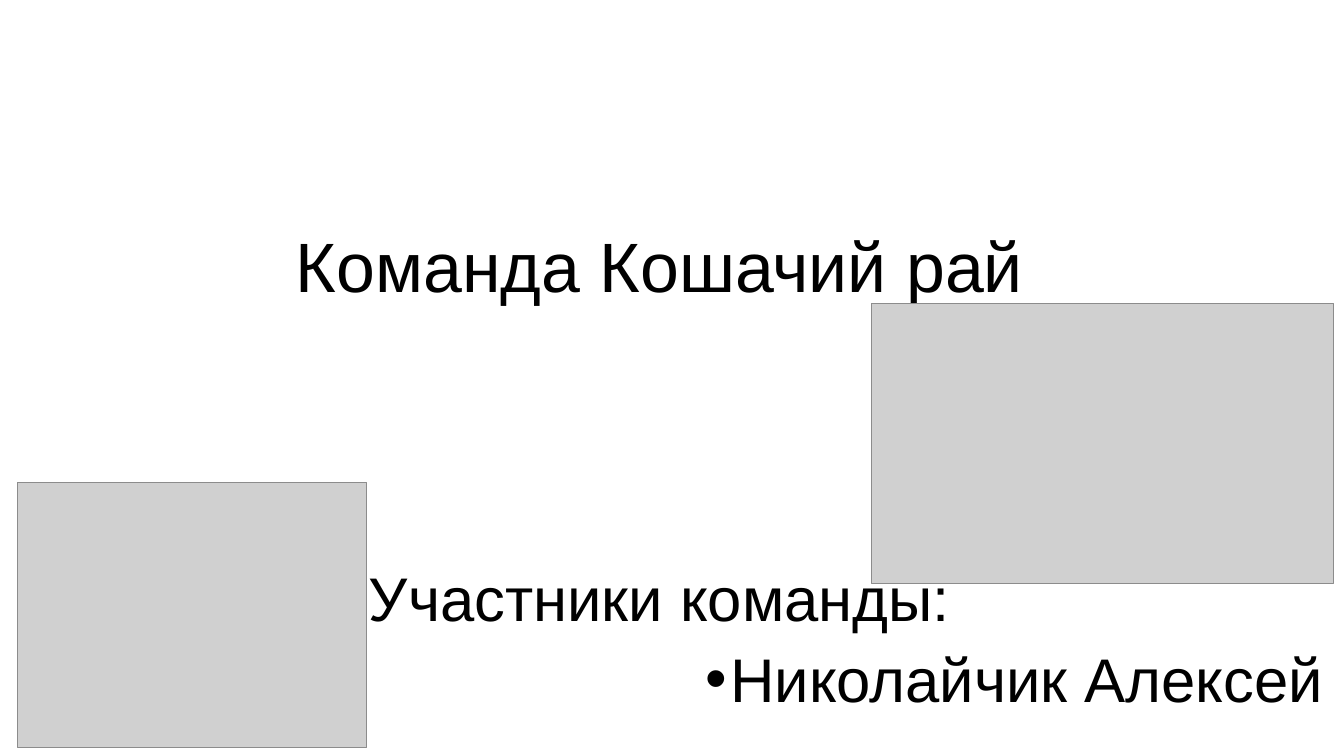
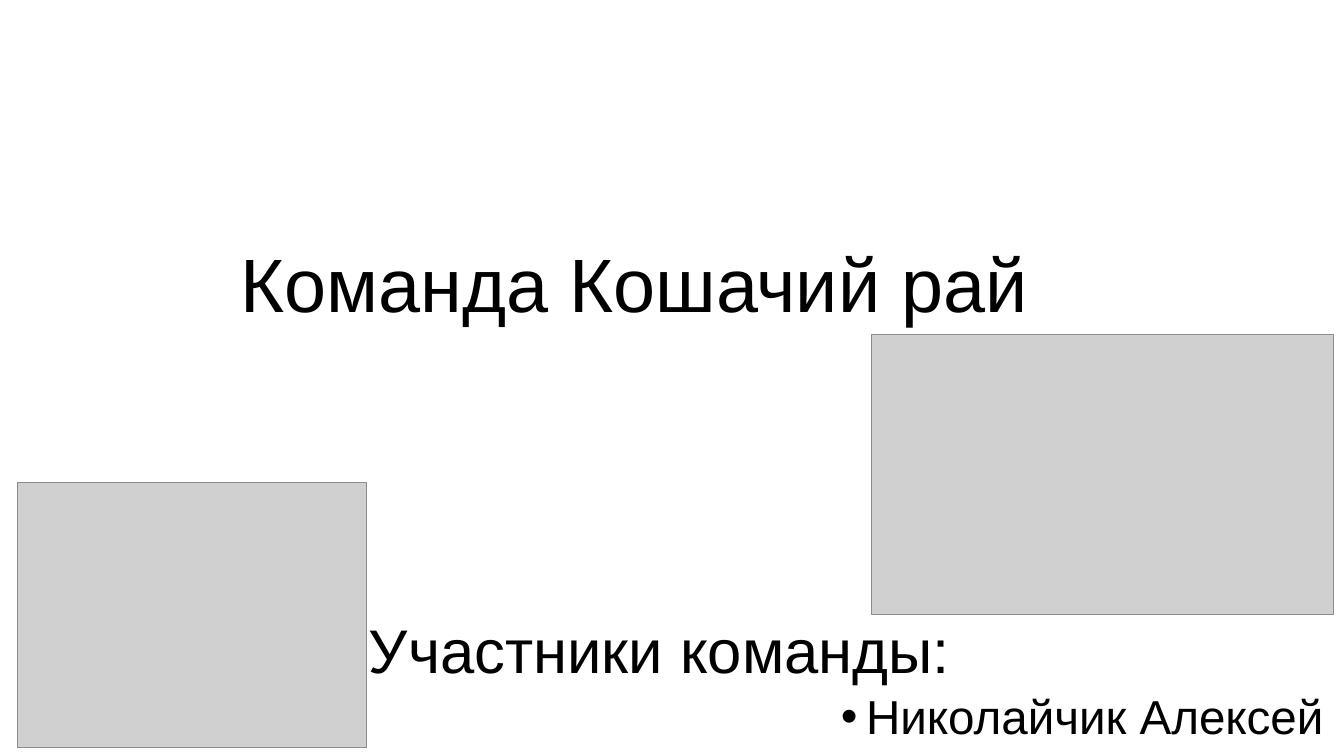
Before and after one commit to comradeoff/trainCat, a slide deck: slide 2 of Презентация.pptx. Drawn at 1344x756 pixels with LibreOffice and Linux fonts; fonts in the diff are those of the drawing; grey boxes stand for pictures; background and template pictures are left out. Boxes give left, top, right and bottom in pixels: in the first picture for what was removed or moved away, otherwise in the second. Text is boxed around its words. In the diff, an @@ line names an element or a change of style, - is before the commit and + after.

```diff
--- a/Презентация.pptx
+++ b/Презентация.pptx
@@ text "Команда Кошачий рай": place and size @@
-text "Команда Кошачий рай" at (296, 240, 1023, 305)
+text "Команда Кошачий рай" at (241, 256, 1027, 326)
@@ text "Команда Кошачий рай" at (241, 256, 1027, 326): size 50 to 54 pt @@
@@ picture: place and size @@
-picture at (871, 303, 1334, 584)
+picture at (871, 335, 1334, 615)
@@ text "Участники команды:": place and size @@
-text "Участники команды:" at (369, 572, 1323, 703)
+text "Участники команды:" at (369, 630, 1324, 735)
@@ text at (866, 698, 1324, 735): size 44 to 34 pt in "Николайчик Алексей"; list level 1 to 9 in "Николайчик Алексей" @@
```
Also in this commit, not shown: 2 other slides changed, 1 other file.
